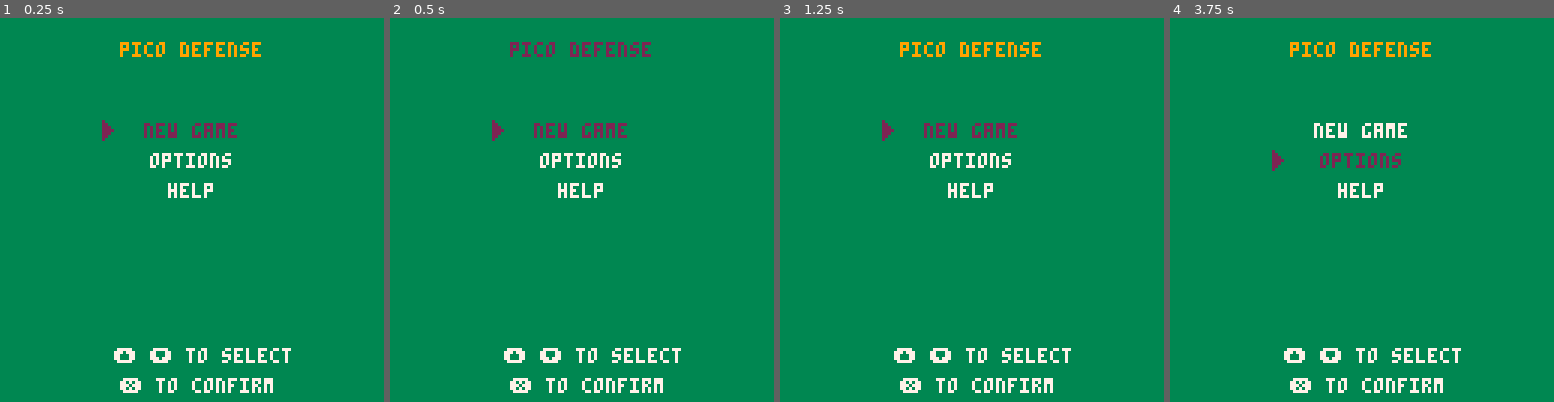
Above: before the commit, frames 1-4 (left to right).
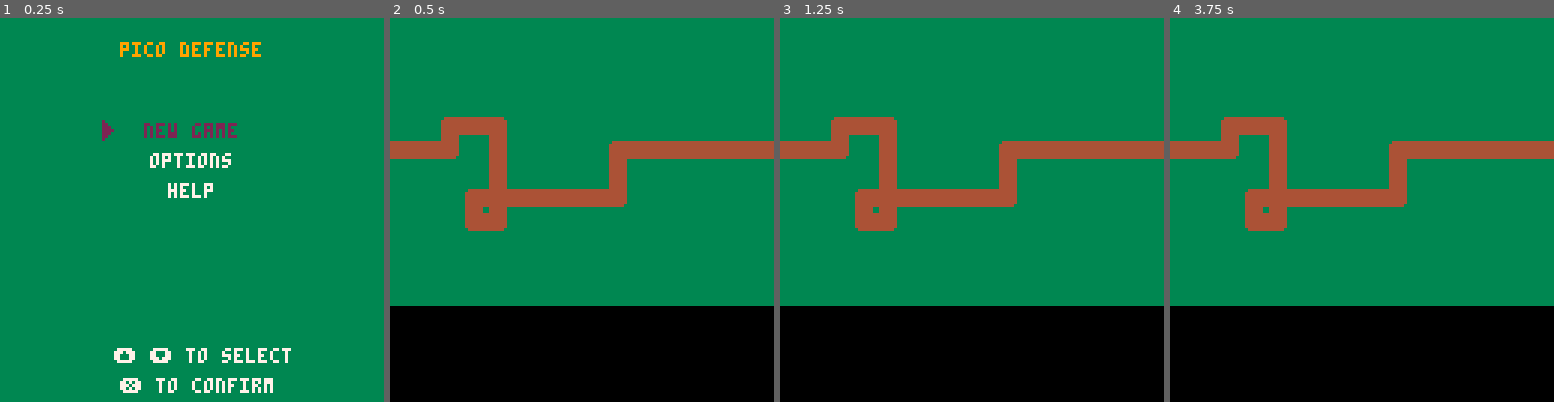
Above: after the commit, the same moments.

Repository: WideArchShark/picodefense
Game: PICO-8 cartridge pico_defense.p8
Two runs of this game, one before a commit and one after it. Both use one fixed random seed, a clock stepped at 60 frames per second and the inputs below.
Inputs:
- Up to frame 1 (0.25 s): no input
- Up to frame 2 (0.5 s): tap X (X key) at 0.33 s
- Up to frame 3 (1.25 s): tap X (X key) at 1.07 s
- Up to frame 4 (3.75 s): tap X (X key) at 1.85, 2.97 s; hold Up 2.15-2.42 s; hold Down from 3.63 s (still down)

Frame 1 is identical in both runs. In frame 2, 34% of the frame differs, in the area x 0-100%, y 6-100%; in frame 3, 34%; in frame 4, 34%.

Commit message:
Basic state transition

Diff:
--- a/pico_defense.p8
+++ b/pico_defense.p8
@@ -20,6 +20,12 @@
 	cdraw()
 end
 
+function change_state(ninit, nupdate, ndraw)
+	cinit = ninit
+	cupdate = nupdate
+	cdraw = ndraw
+	cinit()
+end
 -->8
 -- main menu
 
@@ -53,8 +59,7 @@
 	if(btnp(❎)) then
 		sfx(1)
 		if(option_selected == 1) then
---			stop()
-		elseif(option_selected == 2) then
+			change_state(init_map,update_map,draw_map)
 		end
 	end
 end
@@ -82,6 +87,18 @@
 	local sx = 64 - flr((4*#str)/2)
 	print(str, sx, sy, col)
 end
+-->8
+-- map
+function init_map()
+end
+
+function update_map()
+end
+
+function draw_map()
+	cls()
+	map(0,0,0,0,16,12)
+end
 __gfx__
 00000000000000000000000000000000000000000000000000000000000000000000000000000000000000000000000000000000000000000000000000000000
 00000000000020000000000000000000000000000000000000000000000000000000000000000000000000000000000000000000000000000000000000000000
@@ -91,6 +108,27 @@
 00700700000022200000000000000000000000000000000000000000000000000000000000000000000000000000000000000000000000000000000000000000
 00000000000022000000000000000000000000000000000000000000000000000000000000000000000000000000000000000000000000000000000000000000
 00000000000020000000000000000000000000000000000000000000000000000000000000000000000000000000000000000000000000000000000000000000
+33333333333333333444444333333333333333333444444334444443344444430000000000000000000000000000000000000000000000000000000000000000
+33333333444444443444444333444444444444333444444444444443444444440000000000000000000000000000000000000000000000000000000000000000
+33333333444444443444444334444444444444433444444444444443444444440000000000000000000000000000000000000000000000000000000000000000
+33333333444444443444444334444444444444433444444444444443444444440000000000000000000000000000000000000000000000000000000000000000
+33333333444444443444444334444444444444433444444444444443444444440000000000000000000000000000000000000000000000000000000000000000
+33333333444444443444444334444444444444433444444444444443444444440000000000000000000000000000000000000000000000000000000000000000
+33333333444444443444444334444444444444433344444444444433444444440000000000000000000000000000000000000000000000000000000000000000
+33333333333333333444444334444443344444433333333333333333344444430000000000000000000000000000000000000000000000000000000000000000
+__map__
+1010101010101010101010101010101000000000000000000000000000000000000000000000000000000000000000000000000000000000000000000000000000000000000000000000000000000000000000000000000000000000000000000000000000000000000000000000000000000000000000000000000000000000
+1010101010101010101010101010101000000000000000000000000000000000000000000000000000000000000000000000000000000000000000000000000000000000000000000000000000000000000000000000000000000000000000000000000000000000000000000000000000000000000000000000000000000000
+1010101010101010101010101010101000000000000000000000000000000000000000000000000000000000000000000000000000000000000000000000000000000000000000000000000000000000000000000000000000000000000000000000000000000000000000000000000000000000000000000000000000000000
+1010101010101010101010101010101000000000000000000000000000000000000000000000000000000000000000000000000000000000000000000000000000000000000000000000000000000000000000000000000000000000000000000000000000000000000000000000000000000000000000000000000000000000
+1010131114101010101010101010101000000000000000000000000000000000000000000000000000000000000000000000000000000000000000000000000000000000000000000000000000000000000000000000000000000000000000000000000000000000000000000000000000000000000000000000000000000000
+1111161012101010101311111111111100000000000000000000000000000000000000000000000000000000000000000000000000000000000000000000000000000000000000000000000000000000000000000000000000000000000000000000000000000000000000000000000000000000000000000000000000000000
+1010101012101010101210101010101000000000000000000000000000000000000000000000000000000000000000000000000000000000000000000000000000000000000000000000000000000000000000000000000000000000000000000000000000000000000000000000000000000000000000000000000000000000
+1010101317111111111610101010101000000000000000000000000000000000000000000000000000000000000000000000000000000000000000000000000000000000000000000000000000000000000000000000000000000000000000000000000000000000000000000000000000000000000000000000000000000000
+1010101516101010101010101010101000000000000000000000000000000000000000000000000000000000000000000000000000000000000000000000000000000000000000000000000000000000000000000000000000000000000000000000000000000000000000000000000000000000000000000000000000000000
+1010101010101010101010101010101000000000000000000000000000000000000000000000000000000000000000000000000000000000000000000000000000000000000000000000000000000000000000000000000000000000000000000000000000000000000000000000000000000000000000000000000000000000
+1010101010101010101010101010101000000000000000000000000000000000000000000000000000000000000000000000000000000000000000000000000000000000000000000000000000000000000000000000000000000000000000000000000000000000000000000000000000000000000000000000000000000000
+1010101010101010101010101010101000000000000000000000000000000000000000000000000000000000000000000000000000000000000000000000000000000000000000000000000000000000000000000000000000000000000000000000000000000000000000000000000000000000000000000000000000000000
 
 
 
